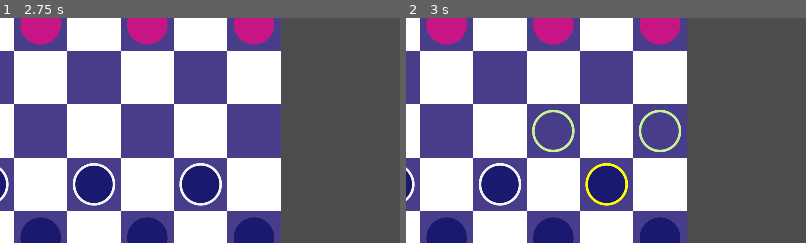
Above: before the commit, frames 1-2 (left to right).
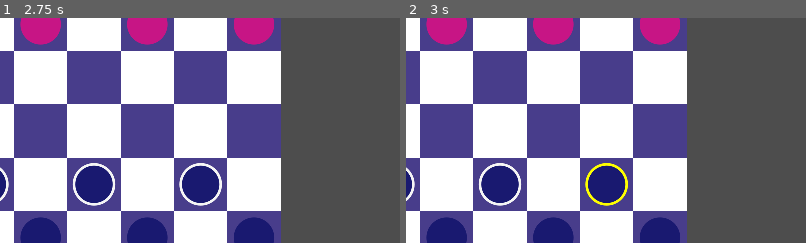
Above: after the commit, the same moments.

Repository: mattsullentrup/godot-checkers
Game: Godot game, scene res://rewrite/level/level.tscn
Two runs of this game, one before a commit and one after it. Both use one fixed random seed, a clock stepped at 60 frames per second and the inputs below.
Inputs (mouse positions are % of the whole screen's width and height, from its top left):
- Up to frame 1 (2.75 s): tap Enter at 0.5, 2 s; move the mouse to (72, 45) at 0.52 s; press the mouse at (72, 45) at 0.53 s; tap Space at 1.25 s; move the mouse to (30, 55) at 1.27 s; release the mouse at (30, 55) at 1.28 s; click (30, 55) at 1.35 s; move the mouse to (60, 28) at 2.02 s; hold Right mouse button (right_click) from 2.03 s (still down); click (60, 28) at 2.3 s
- Up to frame 2 (3 s): tap Space at 2.75 s; move the mouse to (45, 70) at 2.77 s; release Right mouse button (right_click) at 2.78 s; click (45, 70) at 2.85 s
The pictures show only the part of the screen within x 18-68%, y 28-78%; the shares and areas given below are measured in that part.

Frame 1 is identical in both runs. In frame 2, 0.8% of the frame differs, in the area x 31-69%, y 40-60%.
Error after the commit: Invalid access to property or key 'available_cells' on a base object of type 'Node2D (Unit)'. (res://rewrite/units/unit/unit_visuals.gd:40)

Commit message:
Work on changing how unit stores jump paths vs normal moves

Diff:
--- a/9_10_24_checkers/rewrite/units/unit/unit.gd
+++ b/9_10_24_checkers/rewrite/units/unit/unit.gd
@@ -10,8 +10,9 @@
 var team: Globals.Team
 var cell: Vector2i
 var directions: Array[Globals.Direction]
-var available_cells: Array[Vector2i]
-var units_to_jump_over: Array[Unit]
+var normal_moves: Array[Vector2i]
+#var units_to_jump_over: Array[Unit]
+var jump_paths: Array[Dictionary]
 var color: Color
 var can_move: bool
 var can_jump: bool
@@ -30,7 +31,7 @@
 func move(new_cell: Vector2i) -> void:
 	z_index += 1
 
-	#available_cells.sort_custom(
+	#normal_moves.sort_custom(
 			#func(a, b): return cell.distance_squared_to(a) > cell.distance_squared_to(b)
 	#)
 
@@ -42,7 +43,7 @@
 		# TODO: figure out how to find a path to the target cell
 		# and loop the tween to get there
 
-		#tween.set_loops(available_cells.size())
+		#tween.set_loops(normal_moves.size())
 		_move_tween(new_cell)
 		_unit_visuals.jump_tween(tween)
 	else:
--- a/9_10_24_checkers/rewrite/units/unit_group.gd
+++ b/9_10_24_checkers/rewrite/units/unit_group.gd
@@ -74,7 +74,8 @@
 	for unit: Unit in moveable_units:
 		unit.can_move = false
 		unit.can_jump = false
-		unit.units_to_jump_over.clear()
+		#unit.units_to_jump_over.clear()
+		unit.jump_paths.clear
 
 	moveable_units.clear()
 	jumpable_units.clear()
@@ -89,6 +90,6 @@
 
 
 func _on_unit_movement_completed(unit: Unit) -> void:
-	for enemy_unit: Unit in unit.units_to_jump_over:
-		enemy_unit.explode()
+	#for enemy_unit: Unit in unit.units_to_jump_over:
+		#enemy_unit.explode()
 	_end_turn()
--- a/9_10_24_checkers/rewrite/units/unit_movement.gd
+++ b/9_10_24_checkers/rewrite/units/unit_movement.gd
@@ -7,7 +7,7 @@
 
 func get_moveable_units() -> void:
 	for unit: Unit in _parent.units:
-		unit.available_cells.clear()
+		unit.normal_moves.clear()
 		for direction in unit.directions:
 			# Find out if unit can move at all
 			var movement_direction: Vector2i = Globals.movement_vectors.get(direction)
@@ -25,12 +25,12 @@
 
 			_parent.jumpable_units.append(unit)
 			# Remove any normal moves from the units list of available moves
-			for cell in unit.available_cells:
+			for cell in unit.normal_moves:
 				var squared_distance = unit.cell.distance_squared_to(cell)
 				if not squared_distance == 2:
 					continue
 
-				unit.available_cells.erase(cell)
+				unit.normal_moves.erase(cell)
 
 
 func _is_cell_available(unit: Unit, initial_direction: Vector2i, target_cell: Vector2i) -> bool:
@@ -49,18 +49,25 @@
 			if not _can_jump_to_cell(unit, new_target_cell, unit_on_board.cell):
 				return false
 
-			unit.available_cells.append(new_target_cell)
 			unit.can_jump = true
-			unit.units_to_jump_over.append(unit_on_board)
-			_check_for_multi_jumps(unit, new_target_cell)
+			#unit.normal_moves.append(new_target_cell)
+			#unit.units_to_jump_over.append(unit_on_board)
+			var jump_path: Array
+			var jump_data = {
+				"jumped_unit": unit_on_board,
+				"target_cell": target_cell,
+			}
+			jump_path.append(jump_data)
+			_check_for_multi_jumps(unit, new_target_cell, jump_path)
+			unit.jump_paths.append(jump_path)
 			return true
 
 	# Can make a normal move
-	unit.available_cells.append(target_cell)
-	return unit.available_cells.size() > 0
+	unit.normal_moves.append(target_cell)
+	return unit.normal_moves.size() > 0
 
 
-func _check_for_multi_jumps(unit: Unit, starting_cell: Vector2i) -> void:
+func _check_for_multi_jumps(unit: Unit, starting_cell: Vector2i, jump_path: Array) -> void:
 	for direction in unit.directions:
 		var movement_direction = Globals.movement_vectors.get(direction)
 		var jumped_cell = movement_direction + starting_cell
@@ -68,15 +75,18 @@
 		if not _can_jump_to_cell(unit, new_target_cell, jumped_cell):
 			continue
 
+		var jump_data = {}
 		for unit_on_board: Unit in _parent.all_units:
 			if not unit_on_board.cell == jumped_cell:
 				continue
 
-			unit.units_to_jump_over.append(unit_on_board)
+			#unit.units_to_jump_over.append(unit_on_board)
+			jump_data["jumped_unit"] = unit_on_board
 			break
 
-		unit.available_cells.append(new_target_cell)
-		_check_for_multi_jumps(unit, new_target_cell)
+		#unit.normal_moves.append(new_target_cell)
+		jump_data["target_cell"] = new_target_cell
+		_check_for_multi_jumps(unit, new_target_cell, jump_path)
 
 
 func _can_jump_to_cell(unit: Unit, target_cell: Vector2i, jumped_cell: Vector2i) -> bool:
